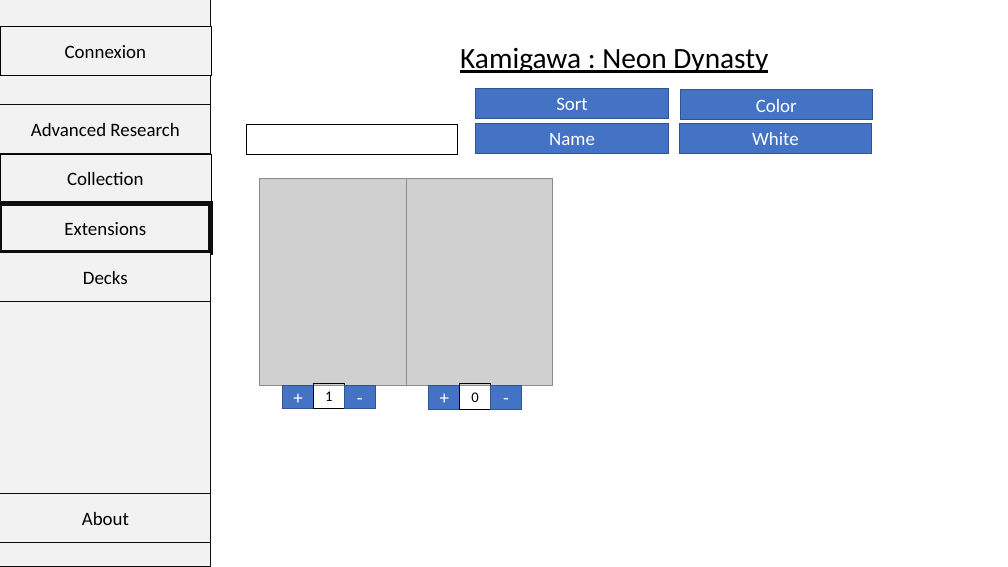
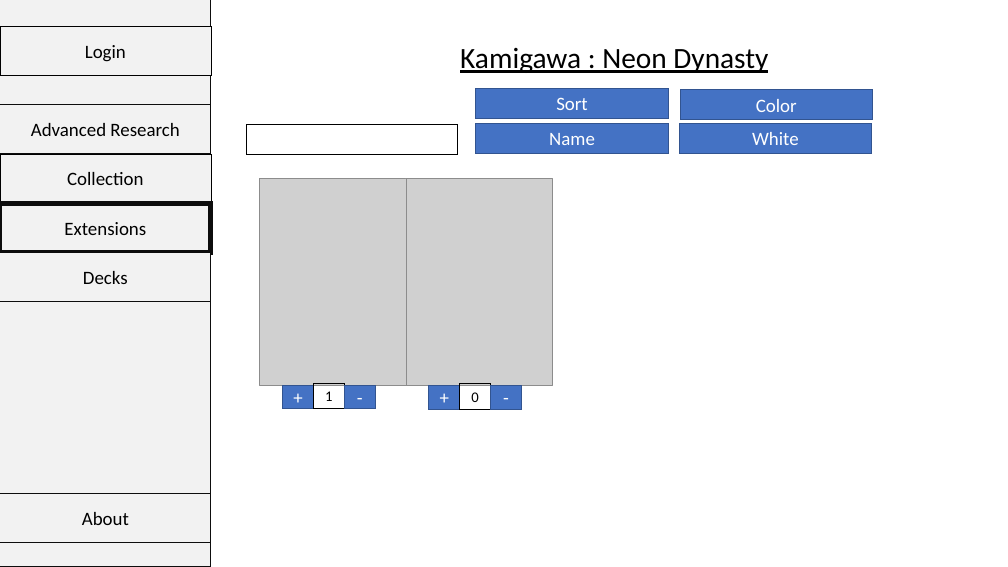
Before and after one commit to guillaumemouchet/Gathering-The-Magic, a slide deck: slide 8 of doc/maquettes/Maquette_Gathering_The_Magic.pptx (slide 6 before the commit). Drawn at 1008x567 pixels with LibreOffice and Linux fonts; fonts in the diff are those of the drawing; grey boxes stand for pictures. Boxes give left, top, right and bottom in pixels: in the first picture for what was removed or moved away, otherwise in the second. Text is boxed around its words. In the diff, an @@ line names an element or a change of style, - is before the commit and + after.

```diff
--- a/doc/maquettes/Maquette_Gathering_The_Magic.pptx
+++ b/doc/maquettes/Maquette_Gathering_The_Magic.pptx
@@ text in rectangle at box(85, 45, 126, 62): text changed @@
-Connexion
+Login
```
Also in this commit, not shown: 7 other slides changed, 3 slides added, 2 other files.
